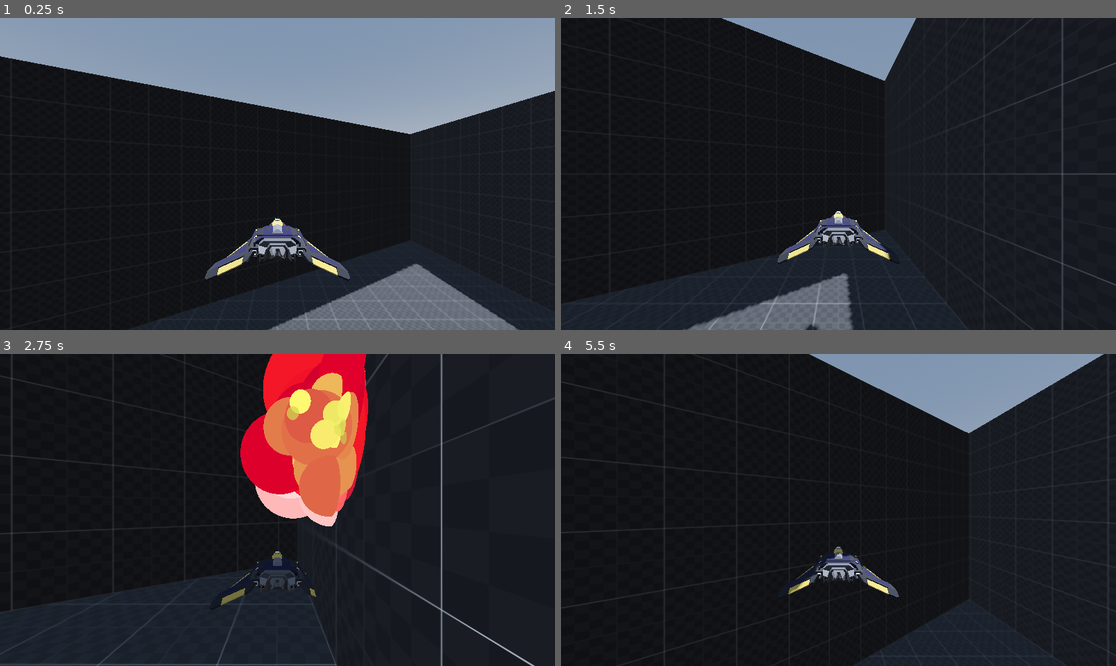
Above: before the commit, frames 1-4 (two rows, left to right).
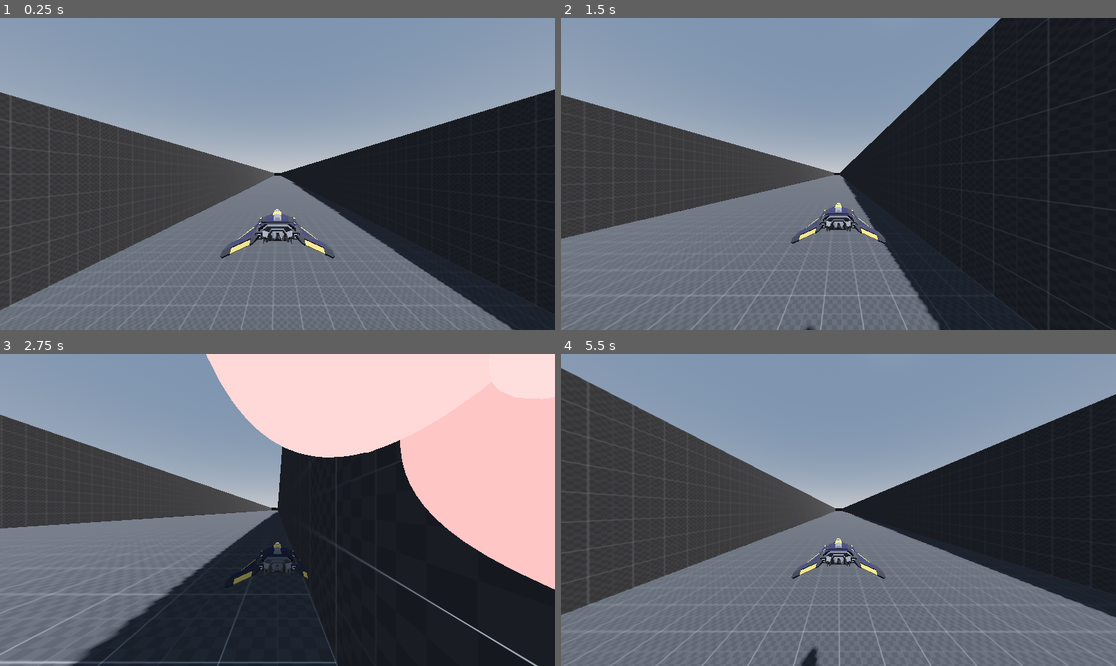
Above: after the commit, the same moments.

Repository: DrOtter3000/vfursquadron
Game: Godot game, scene res://levels/sandbox.tscn
Two runs of this game, one before a commit and one after it. Both use one fixed random seed, a clock stepped at 60 frames per second and the inputs below.
Inputs (mouse positions are in pixels of both pictures, inside the frame that each line leads up to):
- Up to frame 1 (0.25 s): no input
- Up to frame 2 (1.5 s): move the mouse to (960, 158) at 0.52 s; hold D (right) 0.53-1.28 s; hold Space (boost) 0.53-1.28 s; move the mouse to (727, 189) at 1.27 s; hold S (down) from 1.28 s (still down); tap Space (boost) at 1.35 s
- Up to frame 3 (2.75 s): move the mouse to (333, 441) at 2.02 s; release S (down) at 2.03 s; press the mouse at (333, 441) at 2.03 s; hold D (right) from 2.03 s (still down); tap Space (boost) at 2.3 s
- Up to frame 4 (5.5 s): move the mouse to (810, 572) at 2.77 s; release D (right) at 2.78 s; release the mouse at (810, 572) at 2.78 s; hold W (up) 2.78-3.53 s; tap Space (boost) at 2.85, 4.55 s; move the mouse to (1005, 556) at 3.52 s; hold Space (boost) 3.53-4.28 s; hold A (left) 3.53-5.03 s; move the mouse to (672, 463) at 4.27 s; click (672, 463) at 4.35 s; move the mouse to (866, 510) at 5.02 s; hold S (down) from 5.03 s (still down); hold Space (boost) from 5.03 s (still down)

The runs differ from the first frame. In frame 1, 49% of the frame differs, in the area x 0-100%, y 12-100%; in frame 2, 57%; in frame 3, 69%; in frame 4, 75%, in the area x 0-100%, y 0-100%.

Commit message:
switch to Path3D

Diff:
--- a/levels/sandbox.tscn
+++ b/levels/sandbox.tscn
@@ -2,7 +2,6 @@
 
 [ext_resource type="Material" uid="uid://dnn878n0pqjbk" path="res://materials/prototype_grey.tres" id="1_wfhpi"]
 [ext_resource type="PackedScene" uid="uid://djl7nc8bcdtcj" path="res://player/player.tscn" id="2_whpuv"]
-[ext_resource type="PackedScene" uid="uid://2siyhi3k1t1g" path="res://enemies/enemy.tscn" id="3_85hcc"]
 
 [sub_resource type="ProceduralSkyMaterial" id="ProceduralSkyMaterial_whpuv"]
 sky_horizon_color = Color(0.662243, 0.671743, 0.686743, 1)
@@ -36,7 +35,7 @@
 tracks/0/type = "value"
 tracks/0/imported = false
 tracks/0/enabled = true
-tracks/0/path = NodePath("Player:position")
+tracks/0/path = NodePath("Path3D/Player:position")
 tracks/0/interp = 1
 tracks/0/loop_wrap = true
 tracks/0/keys = {
@@ -51,7 +50,7 @@
 tracks/0/type = "value"
 tracks/0/imported = false
 tracks/0/enabled = true
-tracks/0/path = NodePath("Player:position")
+tracks/0/path = NodePath("Path3D/Player:position")
 tracks/0/interp = 1
 tracks/0/loop_wrap = true
 tracks/0/keys = {
@@ -67,6 +66,13 @@
 &"RESET": SubResource("Animation_85hcc")
 }
 
+[sub_resource type="Curve3D" id="Curve3D_whpuv"]
+_data = {
+"points": PackedVector3Array(0, 0, 0, 0, 0, 0, 0.169734, 0, -4.11539, 0, 0, 0, 0, 0, 0, 0, 0, -449, -4, 0, 6, 4, 0, -6, 3, 0, -498, 0, 0, 0, 0, 0, 0, 37, 0, -534, 0, 0, 0, 0, 0, 0, 337.98, 0, -833.659),
+"tilts": PackedFloat32Array(0, 0, 0, 0, 0)
+}
+point_count = 5
+
 [node name="Sandbox" type="Node3D"]
 
 [node name="WorldEnvironment" type="WorldEnvironment" parent="."]
@@ -76,62 +82,92 @@
 transform = Transform3D(-0.866023, -0.433016, 0.250001, 0, 0.499998, 0.866027, -0.500003, 0.749999, -0.43301, 0, 0, 0)
 shadow_enabled = true
 
-[node name="Floor" type="MeshInstance3D" parent="."]
-transform = Transform3D(1, 0, 0, 0, 1, 0, 0, 0, 1, 0, 0, -250)
+[node name="Environment" type="Node" parent="."]
+
+[node name="Floor" type="MeshInstance3D" parent="Environment"]
+transform = Transform3D(1, 0, 0, 0, 1, 0, 0, 0, 1, 0, 0, 99)
 layers = 4
 mesh = SubResource("PlaneMesh_wfhpi")
+skeleton = NodePath("../..")
 
-[node name="Floor" type="StaticBody3D" parent="Floor"]
+[node name="Floor" type="StaticBody3D" parent="Environment/Floor"]
 collision_layer = 4
 
-[node name="CollisionShape3D" type="CollisionShape3D" parent="Floor/Floor"]
+[node name="CollisionShape3D" type="CollisionShape3D" parent="Environment/Floor/Floor"]
 shape = SubResource("ConvexPolygonShape3D_whpuv")
 
-[node name="Wall" type="MeshInstance3D" parent="."]
-transform = Transform3D(1, 0, 0, 0, 1, 0, 0, 0, 1, -12.5, 4, -250)
+[node name="Wall" type="MeshInstance3D" parent="Environment"]
+transform = Transform3D(1, 0, 0, 0, 1, 0, 0, 0, 1, -12.5, 4, 99)
 layers = 4
 material_override = ExtResource("1_wfhpi")
 mesh = SubResource("BoxMesh_85hcc")
+skeleton = NodePath("../..")
 
-[node name="StaticBody3D" type="StaticBody3D" parent="Wall"]
+[node name="StaticBody3D" type="StaticBody3D" parent="Environment/Wall"]
 collision_layer = 4
 
-[node name="CollisionShape3D" type="CollisionShape3D" parent="Wall/StaticBody3D"]
+[node name="CollisionShape3D" type="CollisionShape3D" parent="Environment/Wall/StaticBody3D"]
 shape = SubResource("ConvexPolygonShape3D_7he1i")
 
-[node name="Wall3" type="MeshInstance3D" parent="."]
-transform = Transform3D(0.5, 0, -0.866025, 0, 1, 0, 0.866025, 0, 0.5, -12.5, 4, -3)
+[node name="Wall2" type="MeshInstance3D" parent="Environment"]
+transform = Transform3D(1, 0, 0, 0, 1, 0, 0, 0, 1, 12.5, 4, 99)
 layers = 4
 material_override = ExtResource("1_wfhpi")
 mesh = SubResource("BoxMesh_85hcc")
+skeleton = NodePath("../..")
 
-[node name="StaticBody3D" type="StaticBody3D" parent="Wall3"]
+[node name="StaticBody3D" type="StaticBody3D" parent="Environment/Wall2"]
 collision_layer = 4
-collision_mask = 9
 
-[node name="CollisionShape3D" type="CollisionShape3D" parent="Wall3/StaticBody3D"]
+[node name="CollisionShape3D" type="CollisionShape3D" parent="Environment/Wall2/StaticBody3D"]
 shape = SubResource("ConvexPolygonShape3D_7he1i")
 
-[node name="Wall2" type="MeshInstance3D" parent="."]
-transform = Transform3D(1, 0, 0, 0, 1, 0, 0, 0, 1, 12.5, 4, -250)
+[node name="Floor2" type="MeshInstance3D" parent="Environment"]
+transform = Transform3D(0.707107, 0, -0.707107, 0, 1, 0, 0.707107, 0, 0.707107, 162, 0.01, -310)
+layers = 4
+mesh = SubResource("PlaneMesh_wfhpi")
+skeleton = NodePath("../..")
+
+[node name="Floor" type="StaticBody3D" parent="Environment/Floor2"]
+collision_layer = 4
+
+[node name="CollisionShape3D" type="CollisionShape3D" parent="Environment/Floor2/Floor"]
+shape = SubResource("ConvexPolygonShape3D_whpuv")
+
+[node name="Wall3" type="MeshInstance3D" parent="Environment"]
+transform = Transform3D(0.707107, 0, -0.707107, 0, 1, 0, 0.707107, 0, 0.707107, 159.161, 4, -322.839)
 layers = 4
 material_override = ExtResource("1_wfhpi")
 mesh = SubResource("BoxMesh_85hcc")
+skeleton = NodePath("../..")
 
-[node name="StaticBody3D" type="StaticBody3D" parent="Wall2"]
+[node name="StaticBody3D" type="StaticBody3D" parent="Environment/Wall3"]
 collision_layer = 4
 
-[node name="CollisionShape3D" type="CollisionShape3D" parent="Wall2/StaticBody3D"]
+[node name="CollisionShape3D" type="CollisionShape3D" parent="Environment/Wall3/StaticBody3D"]
 shape = SubResource("ConvexPolygonShape3D_7he1i")
 
-[node name="Player" parent="." instance=ExtResource("2_whpuv")]
-transform = Transform3D(1, 0, 0, 0, 1, 0, 0, 0, 1, 0, 4, 0)
+[node name="Wall4" type="MeshInstance3D" parent="Environment"]
+transform = Transform3D(0.707107, 0, -0.707107, 0, 1, 0, 0.707107, 0, 0.707107, 187.839, 4, -323.161)
+layers = 4
+material_override = ExtResource("1_wfhpi")
+mesh = SubResource("BoxMesh_85hcc")
+skeleton = NodePath("../..")
+
+[node name="StaticBody3D" type="StaticBody3D" parent="Environment/Wall4"]
+collision_layer = 4
+
+[node name="CollisionShape3D" type="CollisionShape3D" parent="Environment/Wall4/StaticBody3D"]
+shape = SubResource("ConvexPolygonShape3D_7he1i")
 
 [node name="MainAnimation" type="AnimationPlayer" parent="."]
 libraries = {
 &"": SubResource("AnimationLibrary_7he1i")
 }
-autoplay = "Path"
 
-[node name="Enemy" parent="." instance=ExtResource("3_85hcc")]
-transform = Transform3D(1, 0, 0, 0, 1, 0, 0, 0, 1, 0, 6, -39)
+[node name="Path3D" type="Path3D" parent="."]
+transform = Transform3D(1, 0, 0, 0, 1, 0, 0, 0, 1, 0, 4, 348)
+curve = SubResource("Curve3D_whpuv")
+
+[node name="Player" parent="Path3D" instance=ExtResource("2_whpuv")]
+transform = Transform3D(1, 0, 0.000381523, 0, 1, 0, -0.000381523, 0, 1, 0, 4, 0)
--- a/player/player.gd
+++ b/player/player.gd
@@ -1,11 +1,12 @@
-extends Node3D
+extends PathFollow3D
 
 @export_category("Player Stats")
 @export var max_hitpoints := 5
-@export var speed := 10.0
+@export var direct_speed := 7.0
+@export var speed := 0.2
 @export var primary_damage := 1
 @export var fire_rate := 10.0 #shoots per second
-@export var max_boost := 10.0
+@export var max_boost := .4
 @export var boost_accel := 2.0
 @export var boost_decel := 1.0
 
@@ -19,8 +20,9 @@
 var hitpoints: int = max_hitpoints
 var primary_fire_ready = true
 var basic_fov: float
+var basic_speed: float
 
-@onready var main_animation: AnimationPlayer = $"../MainAnimation"
+#@onready var main_animation: AnimationPlayer = $"../MainAnimation"
 @onready var model: Node3D = $Model
 @onready var camera: Camera3D = $Model/Camera3D
 @onready var aim_raycast: RayCast3D = $Model/Camera3D/AimRaycast
@@ -28,13 +30,17 @@
 
 
 func _ready() -> void:
+	basic_speed = speed
 	model.max_pos_x = max_pos_x
 	model.max_pos_y = max_pos_y
-	model.speed = speed
+	model.speed = direct_speed
 	fire_rate_timer.wait_time = 1 / fire_rate
 	basic_fov = camera.fov
 
 func _process(delta: float) -> void:
+	# Progress by path follow
+	progress += speed
+
 	boost_ship(delta)
 
 	set_fov()
@@ -44,13 +50,12 @@
 
 func boost_ship(delta) -> void:
 	if Input.is_action_pressed("boost"):
-		main_animation.speed_scale = lerp(main_animation.speed_scale, max_boost, delta * boost_accel)
+		speed = lerp(speed, max_boost, delta * boost_accel)
 	else:
-		main_animation.speed_scale = lerp(main_animation.speed_scale, 1.0, delta * boost_decel)
+		speed = lerp(speed, basic_speed, delta * boost_decel)
 
 func set_fov() -> void:
-	camera.fov = basic_fov * (1 + (main_animation.speed_scale/50))
-	print(basic_fov)
+	camera.fov = basic_fov * (1 + speed)
 
 func take_damage(amount: int):
 	hitpoints -= amount
--- a/player/player.tscn
+++ b/player/player.tscn
@@ -8,7 +8,7 @@
 [sub_resource type="BoxShape3D" id="BoxShape3D_rkbax"]
 size = Vector3(1, 0.5, 1.7)
 
-[node name="Player" type="Node3D"]
+[node name="Player" type="PathFollow3D"]
 script = ExtResource("1_rkbax")
 fire_rate = 100.0
 hit_particle_instance = ExtResource("2_yw30f")
@@ -23,6 +23,7 @@
 
 [node name="Camera3D" type="Camera3D" parent="Model"]
 transform = Transform3D(0.516529, 0, 0, 0, 1, 0, 0, 0, 0.51282, 0, 1, 2.05128)
+current = true
 
 [node name="AimRaycast" type="RayCast3D" parent="Model/Camera3D"]
 target_position = Vector3(0, 0, -1000)
